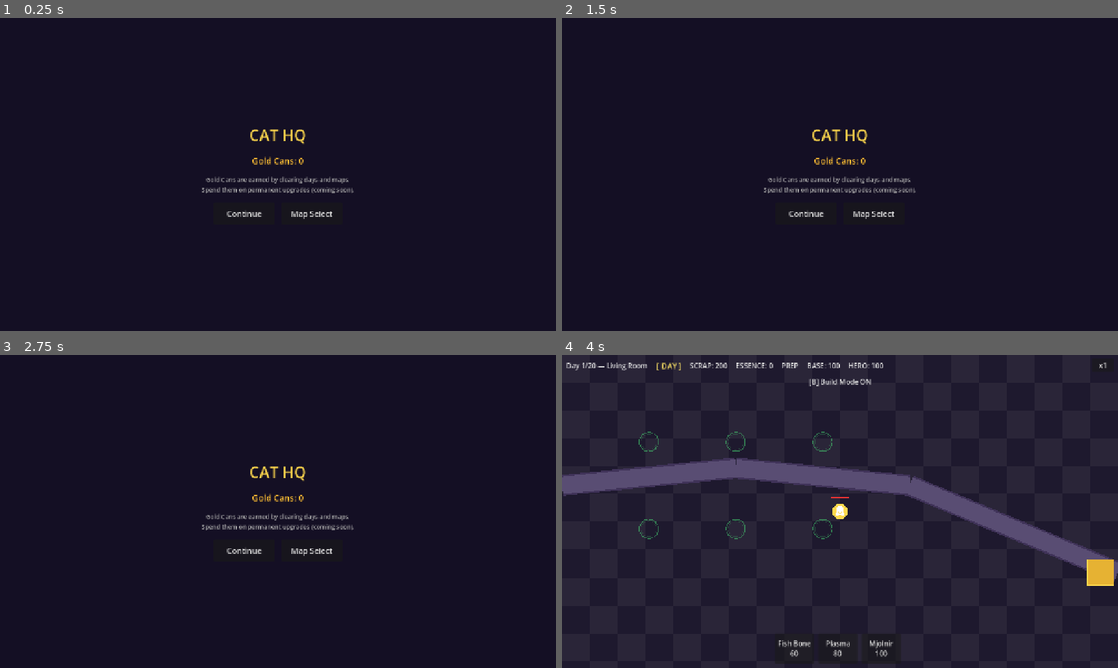
Above: before the commit, frames 1-4 (two rows, left to right).
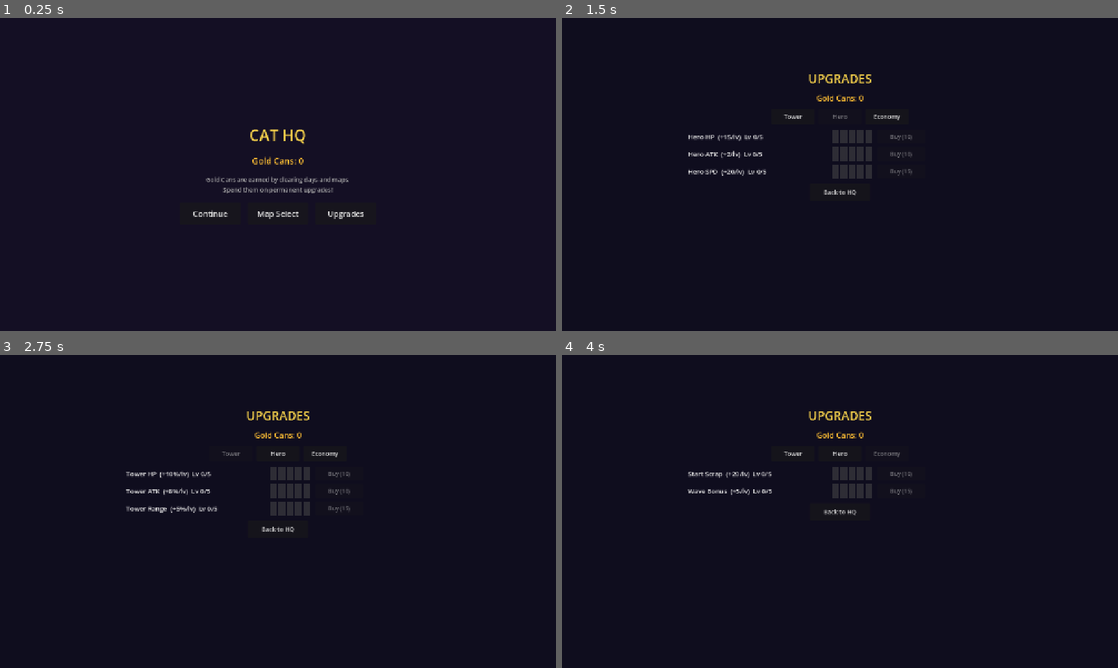
Above: after the commit, the same moments.

Repository: ChungRyong/operation-cat-mosphere
Game: Godot game, scene res://scenes/level/main.tscn
Two runs of this game, one before a commit and one after it. Both use one fixed random seed, a clock stepped at 60 frames per second and the inputs below.
Inputs (mouse positions are in pixels of both pictures, inside the frame that each line leads up to):
- Up to frame 1 (0.25 s): no input
- Up to frame 2 (1.5 s): click (906, 212) at 0.5 s, where only the run after the commit has a clickable "Upgrades"; click (840, 118) at 1.25 s, where only the run after the commit has a clickable "Hero"
- Up to frame 3 (2.75 s): click (233, 455) at 2 s, where only the run after the commit has a clickable "Tower"
- Up to frame 4 (4 s): click (884, 455) at 2.75 s, where only the run after the commit has a clickable "Economy"; click (806, 549) at 3.5 s, where only the run before the commit has a clickable "Continue"

The runs differ from the first frame. In frame 1, 0.7% of the frame differs, in the area x 34-66%, y 54-65%; in frame 2, 2.6%; in frame 3, 2.7%; in frame 4, 53%, in the area x 0-100%, y 0-100%.

Commit message:
Add permanent upgrade system at Cat HQ (Phase 4-4 + 8-3 merged)
UpgradeManager autoload with 8 upgrades across 3 categories (Tower/Hero/Economy),
Gold Can purchase, level bar UI, and persistent save via ConfigFile.
Bonuses applied to tower HP/ATK/range, hero HP/ATK/SPD, and economy (start scrap/wave bonus).

Co-Authored-By: Claude Opus 4.6 <noreply@anthropic.com>

Diff:
--- a/project.godot
+++ b/project.godot
@@ -27,6 +27,7 @@
 BuffLibrary="*res://scripts/buff_library.gd"
 EnemyPool="*res://scripts/enemy_pool.gd"
 MapLibrary="*res://scripts/map_library.gd"
+UpgradeManager="*res://scripts/upgrade_manager.gd"
 
 [display]
 
--- a/scripts/hero.gd
+++ b/scripts/hero.gd
@@ -190,7 +190,7 @@
 
 
 func _get_atk() -> float:
-	var atk: float = BASE_ATK + atk_level * ATK_PER_LEVEL
+	var atk: float = BASE_ATK + atk_level * ATK_PER_LEVEL + UpgradeManager.get_bonus("hero_atk")
 	for buff in GameManager.active_buffs:
 		if buff["type"] == "hero_atk":
 			atk *= (1.0 + buff["value"])
@@ -198,7 +198,7 @@
 
 
 func _get_move_speed() -> float:
-	var spd: float = BASE_MOVE_SPEED + spd_level * SPD_PER_LEVEL
+	var spd: float = BASE_MOVE_SPEED + spd_level * SPD_PER_LEVEL + UpgradeManager.get_bonus("hero_spd")
 	for buff in GameManager.active_buffs:
 		if buff["type"] == "hero_spd":
 			spd *= (1.0 + buff["value"])
@@ -248,7 +248,7 @@
 	hp_level = 0
 	atk_level = 0
 	spd_level = 0
-	max_hp = 100.0
+	max_hp = 100.0 + UpgradeManager.get_bonus("hero_hp")
 	current_hp = max_hp
 	ultimate_available = true
 	_attack_timer = 0.0
--- a/scripts/hud.gd
+++ b/scripts/hud.gd
@@ -11,6 +11,7 @@
 signal hero_levelup_requested(stat: String)
 signal lobby_play_requested
 signal lobby_map_select_requested
+signal lobby_upgrade_requested
 
 @onready var scrap_label: Label = %ScrapLabel
 @onready var essence_label: Label = %EssenceLabel
@@ -46,6 +47,11 @@
 var _hero_stat_btns: Dictionary = {}
 var _lobby_panel: Panel
 var _lobby_gold_label: Label
+var _upgrade_panel: Panel
+var _upgrade_gold_label: Label
+var _upgrade_items_container: VBoxContainer
+var _upgrade_tab_buttons: Array[Button] = []
+var _current_upgrade_tab: UpgradeManager.Category = UpgradeManager.Category.TOWER
 const SPEED_STEPS: Array[float] = [1.0, 2.0, 4.0]
 var _speed_index: int = 0
 
@@ -65,6 +71,7 @@
 	_setup_tower_info_panel()
 	_setup_hero_panel()
 	_setup_lobby_panel()
+	_setup_upgrade_panel()
 	_setup_map_select_panel()
 	_setup_gameover_buttons()
 
@@ -235,7 +242,7 @@
 		return
 	_tower_info_name.text = "%s  Floor: %d/5" % [tower.data.tower_name, tower.floor_level]
 	_tower_info_stats.text = "HP: %d/%d   DPS: %.1f   Range: %d" % [
-		int(tower.current_health), int(tower.data.max_health),
+		int(tower.current_health), int(tower.get_effective_max_hp()),
 		tower.get_total_dps(),
 		int(tower.get_max_range())]
 	if tower.floor_level < 5:
@@ -249,7 +256,7 @@
 		for btn in _tower_floor_btns:
 			btn.visible = false
 	_tower_repair_btn.text = "Repair (%d)" % tower.data.repair_cost
-	_tower_repair_btn.disabled = tower.current_health >= tower.data.max_health or not ResourceManager.can_afford_scrap(tower.data.repair_cost)
+	_tower_repair_btn.disabled = tower.current_health >= tower.get_effective_max_hp() or not ResourceManager.can_afford_scrap(tower.data.repair_cost)
 	_tower_sell_btn.text = "Sell (%d)" % tower.get_sell_value()
 
 
@@ -429,7 +436,7 @@
 	vbox.add_child(_lobby_gold_label)
 
 	var desc := Label.new()
-	desc.text = "Gold Cans are earned by clearing days and maps.\nSpend them on permanent upgrades (coming soon)."
+	desc.text = "Gold Cans are earned by clearing days and maps.\nSpend them on permanent upgrades!"
 	desc.horizontal_alignment = HORIZONTAL_ALIGNMENT_CENTER
 	var desc_settings := LabelSettings.new()
 	desc_settings.font_size = 14
@@ -455,6 +462,13 @@
 	map_btn.add_theme_font_size_override("font_size", 18)
 	map_btn.pressed.connect(func() -> void: lobby_map_select_requested.emit())
 	btn_box.add_child(map_btn)
+
+	var upgrade_btn := Button.new()
+	upgrade_btn.text = "Upgrades"
+	upgrade_btn.custom_minimum_size = Vector2(140, 50)
+	upgrade_btn.add_theme_font_size_override("font_size", 18)
+	upgrade_btn.pressed.connect(func() -> void: lobby_upgrade_requested.emit())
+	btn_box.add_child(upgrade_btn)
 
 	_lobby_panel.visible = false
 
@@ -468,6 +482,7 @@
 	_map_select_panel.visible = false
 	_hero_panel.visible = false
 	_tower_info_panel.visible = false
+	_upgrade_panel.visible = false
 
 
 func hide_lobby() -> void:
@@ -477,6 +492,170 @@
 func _on_gold_can_changed(_amount: int) -> void:
 	if _lobby_panel.visible:
 		_lobby_gold_label.text = "Gold Cans: %d" % ResourceManager.gold_can
+	if _upgrade_panel.visible:
+		_upgrade_gold_label.text = "Gold Cans: %d" % ResourceManager.gold_can
+
+
+func show_upgrade_panel() -> void:
+	_upgrade_panel.visible = true
+	_lobby_panel.visible = false
+	_upgrade_gold_label.text = "Gold Cans: %d" % ResourceManager.gold_can
+	_refresh_upgrade_items()
+
+
+func hide_upgrade_panel() -> void:
+	_upgrade_panel.visible = false
+
+
+func _setup_upgrade_panel() -> void:
+	_upgrade_panel = Panel.new()
+	_upgrade_panel.set_anchors_preset(Control.PRESET_FULL_RECT)
+	var bg_style := StyleBoxFlat.new()
+	bg_style.bg_color = Color(0.06, 0.05, 0.12, 1.0)
+	_upgrade_panel.add_theme_stylebox_override("panel", bg_style)
+	add_child(_upgrade_panel)
+
+	var outer := VBoxContainer.new()
+	outer.set_anchors_preset(Control.PRESET_CENTER)
+	outer.offset_left = -350.0
+	outer.offset_top = -240.0
+	outer.offset_right = 350.0
+	outer.offset_bottom = 240.0
+	outer.grow_horizontal = Control.GROW_DIRECTION_BOTH
+	outer.grow_vertical = Control.GROW_DIRECTION_BOTH
+	outer.alignment = BoxContainer.ALIGNMENT_BEGIN
+	outer.add_theme_constant_override("separation", 12)
+	_upgrade_panel.add_child(outer)
+
+	var title := Label.new()
+	title.text = "UPGRADES"
+	title.horizontal_alignment = HORIZONTAL_ALIGNMENT_CENTER
+	var title_settings := LabelSettings.new()
+	title_settings.font_size = 28
+	title_settings.font_color = Color(1.0, 0.85, 0.3, 1.0)
+	title.label_settings = title_settings
+	outer.add_child(title)
+
+	_upgrade_gold_label = Label.new()
+	_upgrade_gold_label.horizontal_alignment = HORIZONTAL_ALIGNMENT_CENTER
+	var gold_settings := LabelSettings.new()
+	gold_settings.font_size = 18
+	gold_settings.font_color = Color(1.0, 0.75, 0.2, 1.0)
+	_upgrade_gold_label.label_settings = gold_settings
+	outer.add_child(_upgrade_gold_label)
+
+	var tab_box := HBoxContainer.new()
+	tab_box.alignment = BoxContainer.ALIGNMENT_CENTER
+	tab_box.add_theme_constant_override("separation", 8)
+	outer.add_child(tab_box)
+
+	var tab_names: Array[String] = ["Tower", "Hero", "Economy"]
+	var tab_cats: Array[UpgradeManager.Category] = [
+		UpgradeManager.Category.TOWER,
+		UpgradeManager.Category.HERO,
+		UpgradeManager.Category.ECONOMY,
+	]
+	for i in tab_names.size():
+		var btn := Button.new()
+		btn.text = tab_names[i]
+		btn.custom_minimum_size = Vector2(100, 36)
+		btn.add_theme_font_size_override("font_size", 14)
+		var cat: UpgradeManager.Category = tab_cats[i]
+		btn.pressed.connect(func() -> void: _on_upgrade_tab(cat))
+		tab_box.add_child(btn)
+		_upgrade_tab_buttons.append(btn)
+
+	_upgrade_items_container = VBoxContainer.new()
+	_upgrade_items_container.add_theme_constant_override("separation", 8)
+	outer.add_child(_upgrade_items_container)
+
+	var back_box := HBoxContainer.new()
+	back_box.alignment = BoxContainer.ALIGNMENT_CENTER
+	outer.add_child(back_box)
+
+	var back_btn := Button.new()
+	back_btn.text = "Back to HQ"
+	back_btn.custom_minimum_size = Vector2(140, 40)
+	back_btn.add_theme_font_size_override("font_size", 14)
+	back_btn.pressed.connect(func() -> void:
+		_upgrade_panel.visible = false
+		show_lobby()
+	)
+	back_box.add_child(back_btn)
+
+	_upgrade_panel.visible = false
+
+
+func _on_upgrade_tab(cat: UpgradeManager.Category) -> void:
+	_current_upgrade_tab = cat
+	_refresh_upgrade_items()
+
+
+func _refresh_upgrade_items() -> void:
+	for child in _upgrade_items_container.get_children():
+		child.queue_free()
+
+	var upgrades: Array = UpgradeManager.get_upgrades_for_category(_current_upgrade_tab)
+	for upg in upgrades:
+		var hbox := HBoxContainer.new()
+		hbox.add_theme_constant_override("separation", 12)
+		_upgrade_items_container.add_child(hbox)
+
+		var info := Label.new()
+		var lv: int = UpgradeManager.get_level(upg["id"])
+		var max_lv: int = UpgradeManager.MAX_LEVEL
+		info.text = "%s  (%s)  Lv %d/%d" % [upg["name"], upg["desc"], lv, max_lv]
+		info.custom_minimum_size = Vector2(320, 0)
+		var info_settings := LabelSettings.new()
+		info_settings.font_size = 15
+		info_settings.font_color = Color(0.9, 0.9, 0.9, 1.0)
+		info.label_settings = info_settings
+		hbox.add_child(info)
+
+		var bar := _create_level_bar(lv, max_lv)
+		hbox.add_child(bar)
+
+		var btn := Button.new()
+		btn.custom_minimum_size = Vector2(110, 32)
+		btn.add_theme_font_size_override("font_size", 13)
+		var cost: int = UpgradeManager.get_cost(upg["id"])
+		if cost < 0:
+			btn.text = "MAX"
+			btn.disabled = true
+		else:
+			btn.text = "Buy (%d)" % cost
+			btn.disabled = not ResourceManager.can_afford_gold(cost)
+		var uid: String = upg["id"]
+		btn.pressed.connect(func() -> void: _on_upgrade_buy(uid))
+		hbox.add_child(btn)
+
+	for i in _upgrade_tab_buttons.size():
+		var cat_val: int = [
+			UpgradeManager.Category.TOWER,
+			UpgradeManager.Category.HERO,
+			UpgradeManager.Category.ECONOMY,
+		][i]
+		_upgrade_tab_buttons[i].disabled = (cat_val == _current_upgrade_tab)
+
+
+func _create_level_bar(current: int, max_val: int) -> HBoxContainer:
+	var bar := HBoxContainer.new()
+	bar.add_theme_constant_override("separation", 3)
+	for i in max_val:
+		var block := ColorRect.new()
+		block.custom_minimum_size = Vector2(16, 16)
+		if i < current:
+			block.color = Color(0.3, 1.0, 0.5, 1.0)
+		else:
+			block.color = Color(0.3, 0.3, 0.3, 0.5)
+		bar.add_child(block)
+	return bar
+
+
+func _on_upgrade_buy(id: String) -> void:
+	UpgradeManager.purchase(id)
+	_upgrade_gold_label.text = "Gold Cans: %d" % ResourceManager.gold_can
+	_refresh_upgrade_items()
 
 
 func _setup_map_select_panel() -> void:
--- a/scripts/main.gd
+++ b/scripts/main.gd
@@ -33,6 +33,7 @@
 	hud.hero_levelup_requested.connect(_on_hero_levelup)
 	hud.lobby_play_requested.connect(_on_lobby_play)
 	hud.lobby_map_select_requested.connect(_on_lobby_map_select)
+	hud.lobby_upgrade_requested.connect(_on_lobby_upgrade)
 	wave_manager.wave_finished.connect(_on_wave_finished)
 	GameManager.game_over.connect(_on_game_over)
 	GameManager.map_cleared.connect(_on_map_cleared)
@@ -180,6 +181,10 @@
 	_show_map_select()
 
 
+func _on_lobby_upgrade() -> void:
+	hud.show_upgrade_panel()
+
+
 func _on_map_chosen(map_index: int) -> void:
 	_reset_gameplay()
 	GameManager.start_map(map_index)
--- a/scripts/resource_manager.gd
+++ b/scripts/resource_manager.gd
@@ -31,7 +31,7 @@
 
 
 func reset_for_map(starting_scrap_amount: int) -> void:
-	scrap = starting_scrap_amount
+	scrap = starting_scrap_amount + int(UpgradeManager.get_bonus("econ_scrap"))
 	essence = 0
 
 
@@ -85,4 +85,4 @@
 
 
 func add_wave_clear_bonus() -> void:
-	scrap += WAVE_CLEAR_BONUS
+	scrap += WAVE_CLEAR_BONUS + int(UpgradeManager.get_bonus("econ_wave"))
--- a/scripts/tower.gd
+++ b/scripts/tower.gd
@@ -24,7 +24,7 @@
 	add_to_group("towers")
 	if data == null:
 		return
-	current_health = data.max_health
+	current_health = data.max_health * UpgradeManager.get_mult_bonus("tower_hp")
 	total_invested = data.build_cost
 	floors.append(data)
 	_floor_timers.append(0.0)
@@ -53,7 +53,7 @@
 			_floor_crits.pop_back()
 			floor_level = floors.size()
 			queue_redraw()
-			if current_health > data.max_health * TowerData.COLLAPSE_THRESHOLD:
+			if current_health > get_effective_max_hp() * TowerData.COLLAPSE_THRESHOLD:
 				_collapsing = false
 			else:
 				_collapse_timer = 2.0
@@ -90,12 +90,17 @@
 	return floor_data.build_cost
 
 
+func get_effective_max_hp() -> float:
+	return data.max_health * UpgradeManager.get_mult_bonus("tower_hp")
+
+
 func repair() -> bool:
-	if current_health >= data.max_health:
+	var eff_max: float = get_effective_max_hp()
+	if current_health >= eff_max:
 		return false
 	if not ResourceManager.spend_scrap(data.repair_cost):
 		return false
-	current_health = data.max_health
+	current_health = eff_max
 	_collapsing = false
 	queue_redraw()
 	return true
@@ -109,7 +114,7 @@
 		destroyed.emit()
 		queue_free()
 		return
-	if not _collapsing and current_health <= data.max_health * TowerData.COLLAPSE_THRESHOLD and floors.size() > 1:
+	if not _collapsing and current_health <= get_effective_max_hp() * TowerData.COLLAPSE_THRESHOLD and floors.size() > 1:
 		_collapsing = true
 		_collapse_timer = 2.0
 
@@ -143,7 +148,7 @@
 	_floor_crits.clear()
 	for i in floors.size():
 		var fd: TowerData = floors[i]
-		var r: float = fd.attack_range * (1.0 + i * TowerData.RANGE_BONUS_PER_FLOOR)
+		var r: float = fd.attack_range * (1.0 + i * TowerData.RANGE_BONUS_PER_FLOOR) * UpgradeManager.get_mult_bonus("tower_range")
 		var c: float = TowerData.CRIT_BASE + i * TowerData.CRIT_PER_FLOOR
 		for buff in GameManager.active_buffs:
 			match buff["type"]:
@@ -154,7 +159,7 @@
 
 
 func _get_buffed_damage(floor_data: TowerData) -> float:
-	var dmg: float = floor_data.damage
+	var dmg: float = floor_data.damage * UpgradeManager.get_mult_bonus("tower_atk")
 	for buff in GameManager.active_buffs:
 		if buff["type"] == "tower_atk":
 			dmg *= (1.0 + buff["value"])
@@ -233,7 +238,7 @@
 	if is_selected:
 		draw_rect(Rect2(-half - 2, -(floors.size() * 12.0) - 2, (half + 2) * 2.0, floors.size() * 12.0 + 4), Color(1.0, 1.0, 1.0, 0.6), false, 2.0)
 
-	var hp_ratio: float = clamp(current_health / data.max_health, 0.0, 1.0)
+	var hp_ratio: float = clamp(current_health / get_effective_max_hp(), 0.0, 1.0)
 	var bar_w: float = half * 2.0
 	var bar_y: float = 6.0
 	draw_rect(Rect2(-half, bar_y, bar_w, 3.0), Color(0.3, 0.0, 0.0, 1.0))
--- /dev/null
+++ b/scripts/upgrade_manager.gd
@@ -0,0 +1,95 @@
+extends Node
+
+signal upgrade_changed
+
+const MAX_LEVEL: int = 5
+const SAVE_PATH: String = "user://upgrades.cfg"
+
+enum Category { TOWER, HERO, ECONOMY }
+
+var _upgrades: Dictionary = {}
+var _levels: Dictionary = {}
+
+
+func _ready() -> void:
+	_define_upgrades()
+	_load()
+
+
+func _define_upgrades() -> void:
+	_register("tower_hp", Category.TOWER, "Tower HP", "+10%/lv", 0.10, [10, 20, 30, 40, 50])
+	_register("tower_atk", Category.TOWER, "Tower ATK", "+8%/lv", 0.08, [10, 20, 30, 40, 50])
+	_register("tower_range", Category.TOWER, "Tower Range", "+5%/lv", 0.05, [15, 25, 35, 45, 55])
+	_register("hero_hp", Category.HERO, "Hero HP", "+15/lv", 15.0, [10, 20, 30, 40, 50])
+	_register("hero_atk", Category.HERO, "Hero ATK", "+2/lv", 2.0, [10, 20, 30, 40, 50])
+	_register("hero_spd", Category.HERO, "Hero SPD", "+20/lv", 20.0, [15, 25, 35, 45, 55])
+	_register("econ_scrap", Category.ECONOMY, "Start Scrap", "+20/lv", 20.0, [10, 15, 20, 25, 30])
+	_register("econ_wave", Category.ECONOMY, "Wave Bonus", "+5/lv", 5.0, [15, 25, 35, 45, 55])
+
+
+func _register(id: String, cat: Category, display_name: String, desc: String, per_level: float, costs: Array) -> void:
+	_upgrades[id] = {
+		"id": id,
+		"category": cat,
+		"name": display_name,
+		"desc": desc,
+		"per_level": per_level,
+		"costs": costs,
+	}
+	_levels[id] = 0
+
+
+func get_level(id: String) -> int:
+	return _levels.get(id, 0)
+
+
+func get_cost(id: String) -> int:
+	var lv: int = get_level(id)
+	if lv >= MAX_LEVEL:
+		return -1
+	var costs: Array = _upgrades[id]["costs"]
+	return costs[lv]
+
+
+func get_bonus(id: String) -> float:
+	return _upgrades[id]["per_level"] * get_level(id)
+
+
+func get_mult_bonus(id: String) -> float:
+	return 1.0 + _upgrades[id]["per_level"] * get_level(id)
+
+
+func get_upgrades_for_category(cat: Category) -> Array:
+	var result: Array = []
+	for id in _upgrades:
+		if _upgrades[id]["category"] == cat:
+			result.append(_upgrades[id])
+	return result
+
+
+func purchase(id: String) -> bool:
+	var cost: int = get_cost(id)
+	if cost < 0:
+		return false
+	if not ResourceManager.spend_gold(cost):
+		return false
+	_levels[id] += 1
+	_save()
+	upgrade_changed.emit()
+	return true
+
+
+func _save() -> void:
+	var cfg := ConfigFile.new()
+	for id in _levels:
+		cfg.set_value("upgrades", id, _levels[id])
+	cfg.save(SAVE_PATH)
+
+
+func _load() -> void:
+	var cfg := ConfigFile.new()
+	if cfg.load(SAVE_PATH) != OK:
+		return
+	for id in _levels:
+		if cfg.has_section_key("upgrades", id):
+			_levels[id] = cfg.get_value("upgrades", id, 0)
Not shown, added: scripts/upgrade_manager.gd.uid
Not shown, changed: DEVPLAN.md
